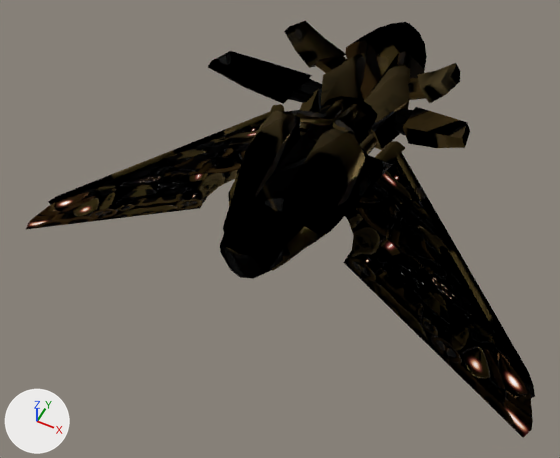
A saved change to the FBX model mod models/Opteris/ship19c.fbx.
The view is the same before and after, from a camera (50 mm lens) standing at (150.0, -386.0, 365.0) and looking at (-15.0, -56.0, -48.0). The lights are fixed; the arrows at lower left show +X, +Y and +Z. The picture after the commit comes second.

In view in the first picture: 'PipelineFBX0', 'PipelineFBX1'.
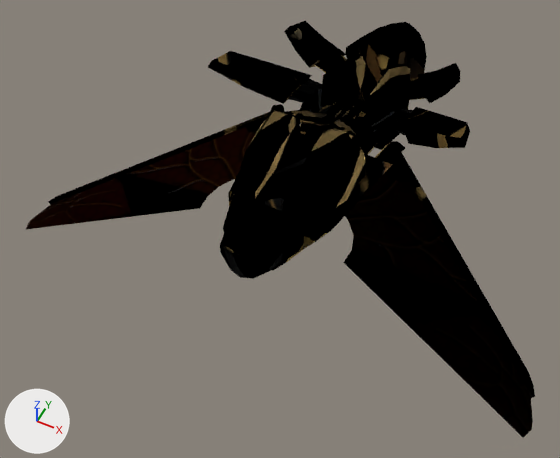
Commit message: Opteris Ships

Edits to the bpy script that builds the scene:
```text
Add img_ship19wings_d_dds:
    img_ship19wings_d_dds = load_image('ship19wings_d.dds', 'ship19wings_d.dds', 256, 128, 'sRGB')
Add img_ship19wings_n_dds:
    img_ship19wings_n_dds = load_image('ship19wings_n.dds', 'ship19wings_n.dds', 256, 128, 'Non-Color')
Change mat_soldier_001:
    remove # nodes: BsdfPrincipled, NormalMap, OutputMaterial, TexImage x5
    nodes: BsdfPrincipled, NormalMap, OutputMaterial, TexImage x4
    remove # uses the picture img_ship19_s_0_dds
Add mat_material_001:
    mat_material_001 = bpy.data.materials.new('Material.001')
    # uses the picture img_ship19wings_d_dds
    # uses the picture img_ship19wings_n_dds
Change me_mesh_001:
    where me_mesh_001.from_pydata(...)  # 28 vertices, 24 faces; spans x -186.0..186.0, y -8.0..56.0, z -1.0..133.0
    remove me_mesh_001.materials.append(mat_soldier_001)
    add me_mesh_001.materials.append(mat_material_001)
```

Boxes (x1, y1, x2, y2) around the edits, measured in the pictures (560 x 458 px):
'PipelineFBX0', surface changed
    both: (49, 26, 529, 391)
'PipelineFBX1', surface changed, recoloured
    both: (26, 119, 532, 438)
